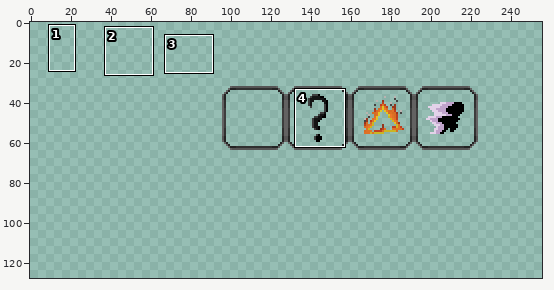
File history of a sprite sheet, ASolsJourney/Assets/Sprites/abilities.png. The first picture is a wide view before the edit; the outline marks the close-up.
Close-up. Before the edit:
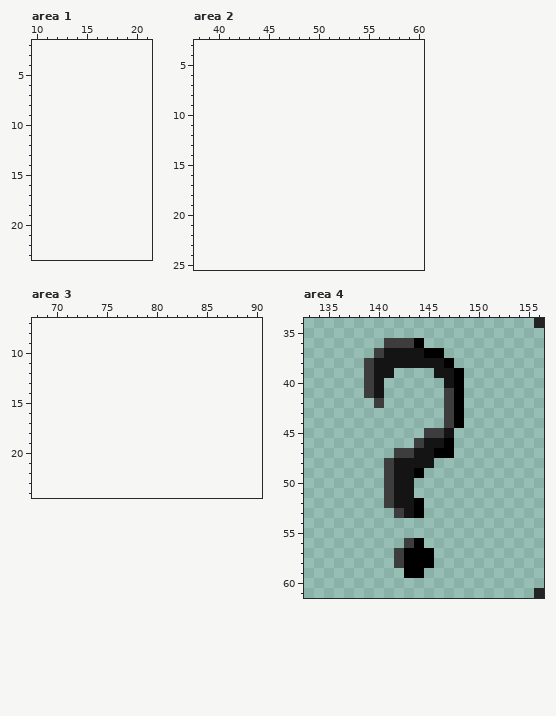
The file is 128x32 pixels. Pixels under 10% opacity are left out. Colours within 5 levels of each other are drawn and written as one. Shown: area 1: x 10..21, y 2..23; area 2: x 38..60, y 3..25; area 3: x 68..90, y 7..24; area 4: x 133..156, y 34..61. The old version is drawn lined up with the new one, on the new canvas. The commit also changed other parts of the picture, which this record leaves out.
The same view after the edit:
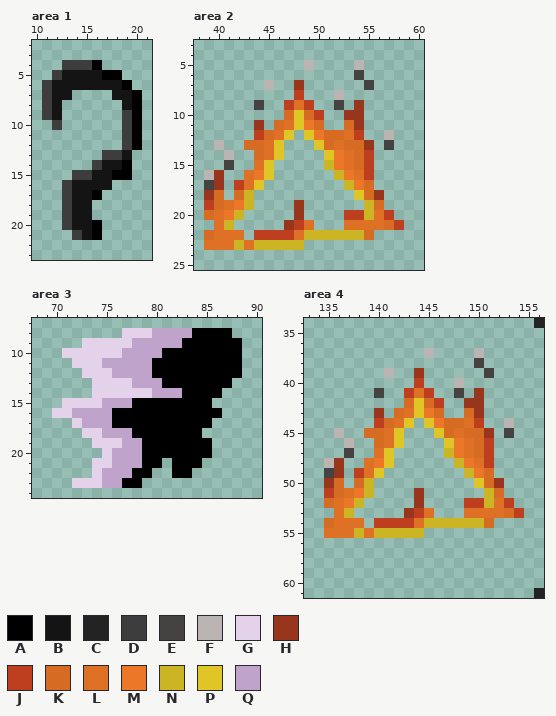
Palette (. is transparent): A #000000  B #141414  C #232323  D #3d3d3d  E #454341  F #bab5b2  G #e3d2e9  H #97351d  J #be3f20  K #d66c24  L #df7126  M #ed7728  N #cbb524  P #dfc626  Q #c0a3cb
Difference:
canvas 128x32 -> 256x128, the old top-left corner now at 96,32
Changed rows in their new state; - is an unchanged pixel.
Area 1:
first column x 11:
 4 --DDDA----
 5 -DBBBBAA--
 6 DBBBBBBBA-
 7 DBB----BBA
 8 DB------BA
 9 DB------DA
10 -D------DA
11 --------DA
12 --------DA
13 ------DDB-
14 -----DBBA-
15 ---DDBBAA-
16 --DBBBB---
17 --DBBA----
18 --DBB-----
19 --DBB-----
20 --DBBA----
21 ---DBA----
Area 2:
first column x 39:
 5 ----------F----F----
 6 ---------------E----
 7 ------F--H------E---
 8 ---------J---F------
 9 -----E--JLJ--E-H----
10 --------KPKJ--HH----
11 -----H-KLPMK--KH----
12 -----JKLP-PMKKLJ--F-
13 -F--KKLP---PKLKKH-E-
14 --F--KLP----PMLKJ---
15 --E--LP-----NMLKJ---
16 FH--LMP------NMLJ---
17 EH-JLP--------NMK---
18 HK-KN----------PKH--
19 JKLMN----H------NK--
20 KLMN-----H----JJNLJ-
21 -LN-----HJL---LLLLKJ
22 KLLL-JJJJLNNNNNNK---
23 LLLNLNNNNN----------
Area 3:
first column x 70:
 8 -------GGGQQQQAAAA-
 9 ---GGGGGQQQQQAAAAAA
10 -GGGGGGQQQQAAAAAAAA
11 --GGGQQQQQAAAAAAAAA
12 ---GGGQQQQAAAAAAAAA
13 ----GGGGQQQAAAAAAA-
14 ----GGGGGGQQQAAAA--
15 -GGGGQQQAAAAAAAA---
16 GGQQQQAAAAAAAAAAA--
17 --GQQQAAAAAAAAAA---
18 ---GGQQQAAAAAAA----
19 ----GGGQQAAAAAAA---
20 -----GQQQAAAAAAA---
21 ----GGQQQAA-AAA----
22 ----GQQQAA--AA-----
23 --GGGQQAA----------
Area 4:
first column x 135:
36 ------....----------
37 -----.....F.---F----
38 ----.........--E----
39 ----..F--H-...--E---
40 ----..---J--.F------
41 ----.E--JLJ-.E-H----
42 -----.--KPKJ..HH----
43 -----H-KLPMK..KH----
44 -----JKLP-PMKKLJ--F-
45 -F--KKLP--.PKLKKH-E-
46 --F--KLP-...PMLKJ---
47 --E--LP.....NMLKJ---
48 FH--LMP....--NMLJ---
49 EH-JLP....----NMK---
50 HK-KN-...------PKH--
51 JKLMN-...H------NK--
52 KLMN--...H----JJNLJ-
53 -LN----.HJL---LLLLKJ
54 KLLL-JJJJLNNNNNNK---
55 LLLNLNNNNN----------
56 --------..----------
57 -------....---------
58 -------....---------
59 --------..----------
